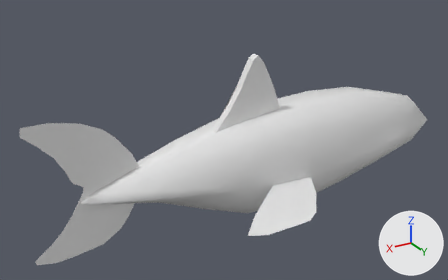
Two versions of the FBX model Derive/Assets/3D_Model/LCR_Requin.fbx, one commit apart.
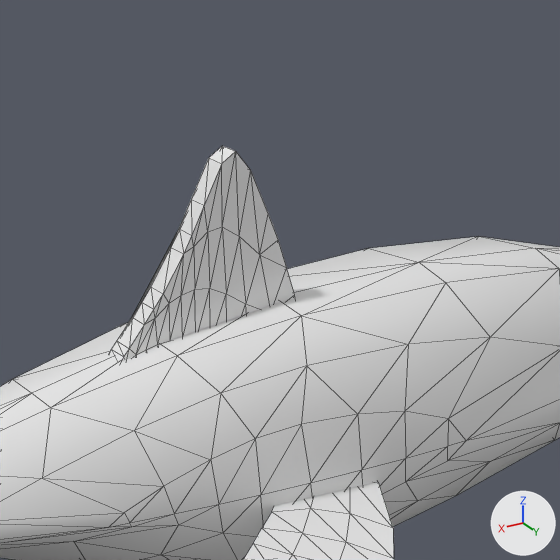
Each version appears first whole from a 50 mm lens placed at (-0.075, 0.541, 0.143), pointed at (-0.237, 0.272, 0.008), and next in a close-up on the part from 38% to 84% of the width and 0% to 73% of the height. Lighting does not change. The marker at lower right points along +X, +Y and +Z. The close-ups show mesh edges as thin lines. Where no turn or scale is listed for an object, it has been applied to the vertices.

Names of what the first close-up shows: 'LCR_Requin'.
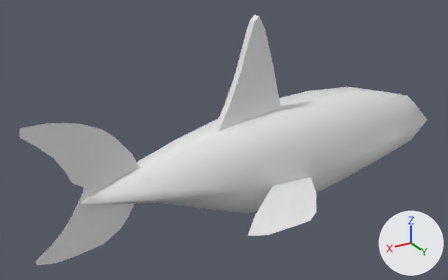
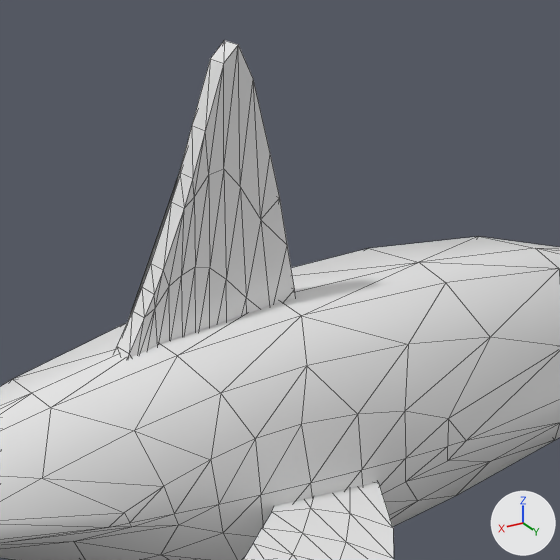
Commit message: requin done

The change in detail:
me_mesh has 351 vertices, 614 faces and spans x -0.13..0.13, y -0.057..0.057, z -0.045..0.045.
me_mesh is used by ob_lcr_requin; location (-0.2565, 0.2773, 0.0106).
me_mesh part 1: the loose piece of 92 vertices spanning x -0.015..0.031, y -0.001..0.003, z -0.012..0.045 is scaled about its middle by (1, 1, 1.6), then moved by (0.0, 0.0, 0.003).

What differs and where, as boxes (x1, y1, x2, y2) in the close-ups (560 x 560 px; the box of a moved part takes in the faces that stretch with it):
'LCR_Requin', reshaped
    before: (0, 146, 560, 560)
    after: (0, 40, 560, 560)
part 1 of me_mesh, moved or reshaped
    before: (109, 146, 295, 362)
    after: (115, 40, 296, 359)
